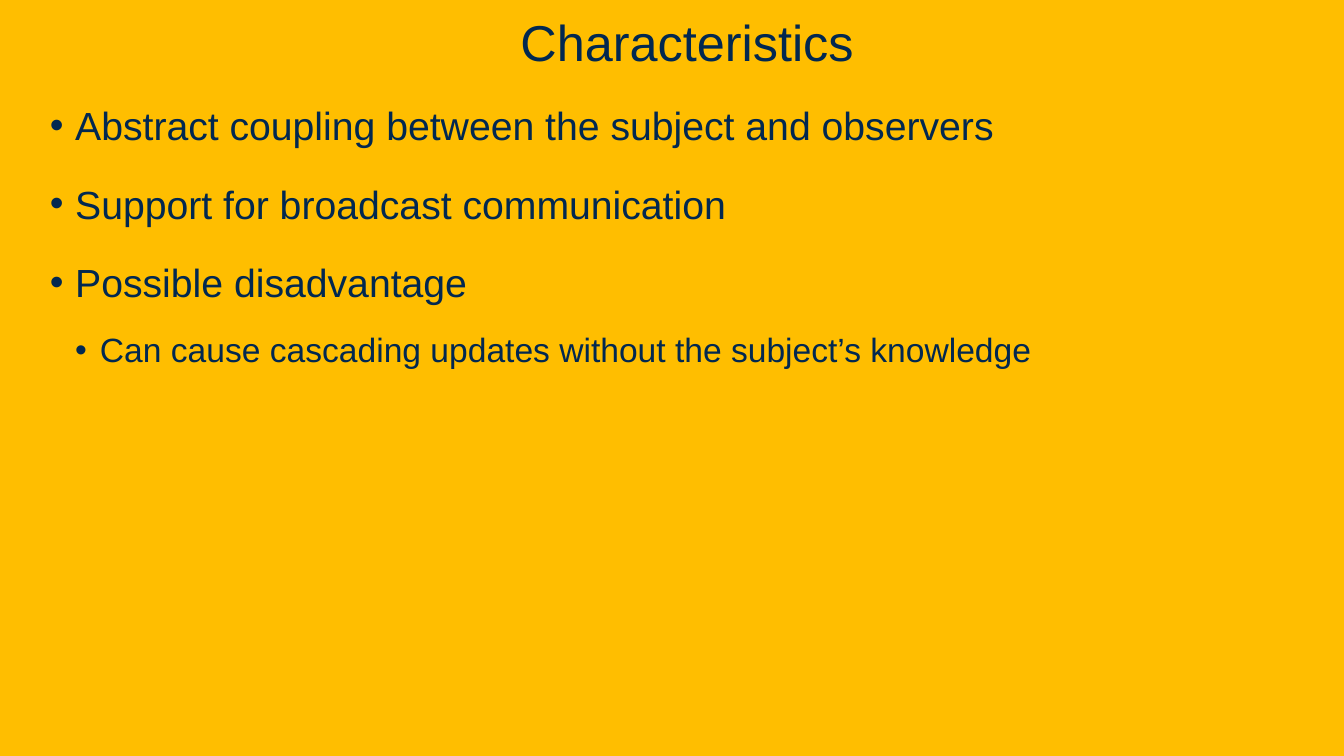
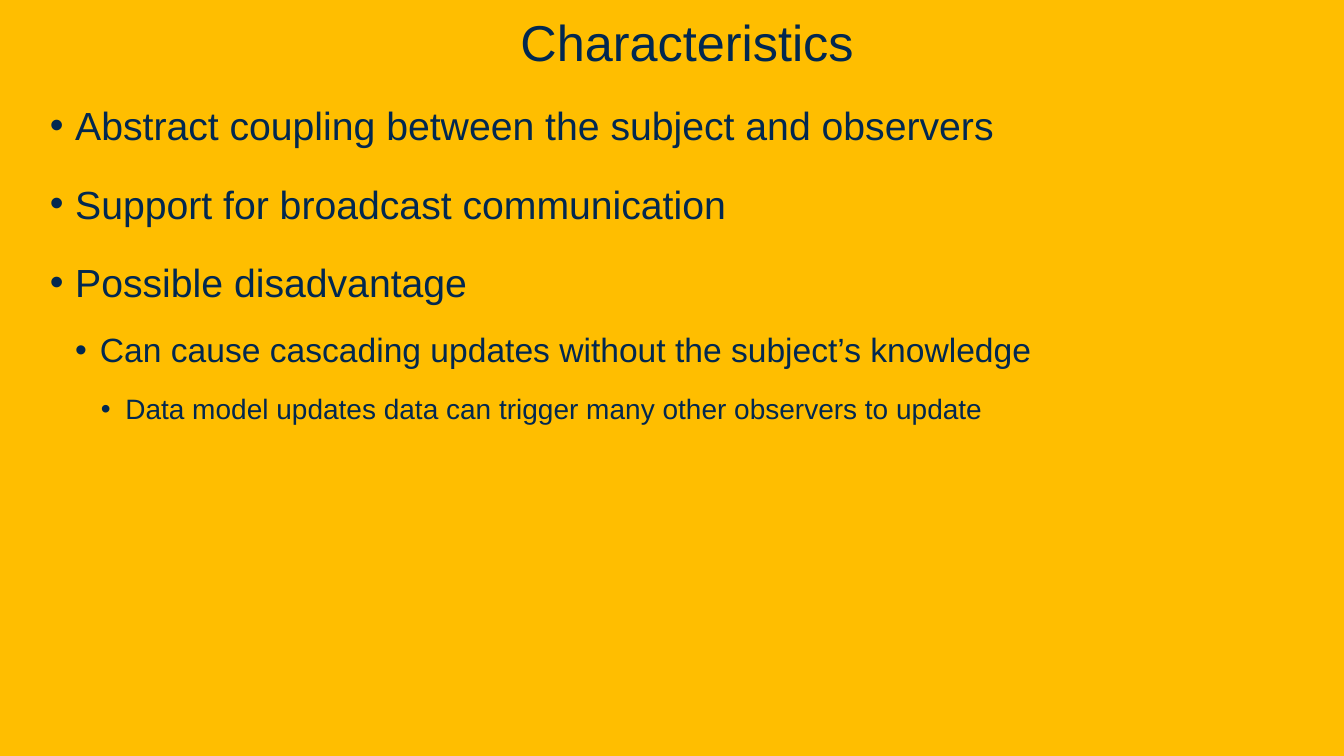
Before and after one commit to davsec-teaching/ECS160-Winter2025, a slide deck: slide 82 of slides/8_design_patterns.pptx (slide 80 before the commit). Drawn at 1344x756 pixels with LibreOffice and Linux fonts; fonts in the diff are those of the drawing; background and template pictures are left out. Boxes give left, top, right and bottom in pixels: in the first picture for what was removed or moved away, otherwise in the second. Text is boxed around its words. In the diff, an @@ line names an element or a change of style, - is before the commit and + after.

```diff
--- a/slides/8_design_patterns.pptx
+++ b/slides/8_design_patterns.pptx
@@ text at <box>125,398,982,424</box>: paragraph added @@
+    • Data model updates data can trigger many other observers to update
```
Also in this commit, not shown: 14 other slides changed, 7 slides added, 3 slides removed.
